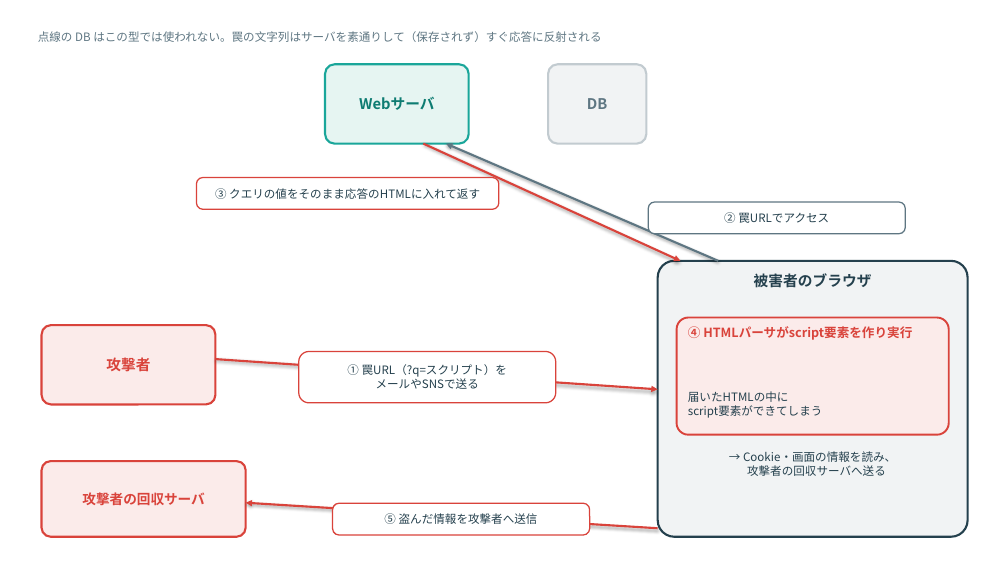
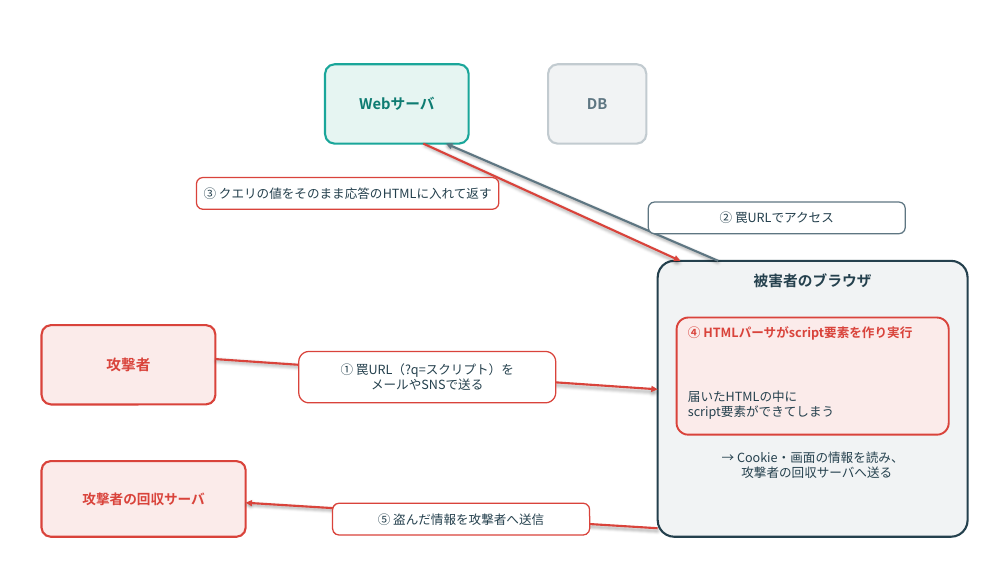
Before and after one commit to nico0748/tech-boosters, a slide deck: slide 3 of deep-dive/drafts/no.1-xss/image/HTMLパーサ図.pptx. Drawn at 1008x567 pixels with LibreOffice and Linux fonts; fonts in the diff are those of the drawing. Boxes give left, top, right and bottom in pixels: in the first picture for what was removed or moved away, otherwise in the second. Text is boxed around its words. In the diff, an @@ line names an element or a change of style, - is before the commit and + after.

```diff
--- a/deep-dive/drafts/no.1-xss/image/HTMLパーサ図.pptx
+++ b/deep-dive/drafts/no.1-xss/image/HTMLパーサ図.pptx
@@ text removed at [38, 31, 601, 42] @@
-点線の DB はこの型では使われない。罠の文字列はサーバを素通りして（保存されず）すぐ応答に反射される
@@ size 11 to 12 pt in 6 elements at [688, 390, 834, 419], [737, 451, 904, 478], [341, 363, 514, 390], [720, 211, 834, 223], [204, 187, 492, 199], [378, 513, 544, 525] @@
```
Also in this commit, not shown: 9 other slides changed, 13 other files.
